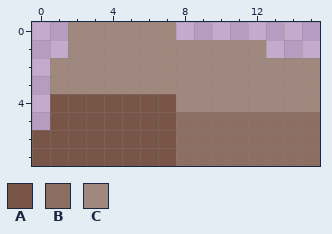
Pixel-art file, stored at Assets/Art/Environment/Beach/Rocks/Beach_Rock_Small_2.aseprite. Above is the file before it was changed.
16x8 pixels, 1 frame.
Palette (. is transparent): A #795548  B #8d6e63  C #a1887f
Pixels before, first column x 0:
0 ..CCCCCC........
1 ..CCCCCCCCCCC...
2 .CCCCCCCCCCCCCCC
3 .CCCCCCCCCCCCCCC
4 .AAAAAAACCCCCCCC
5 .AAAAAAABBBBBBBB
6 AAAAAAAABBBBBBBB
7 AAAAAAAABBBBBBBB
Now the later version:
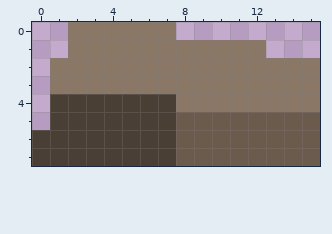
The edit:
colour A: #795548 -> #4a3f35
colour B: #8d6e63 -> #6b5b4d
colour C: #a1887f -> #8a7766
